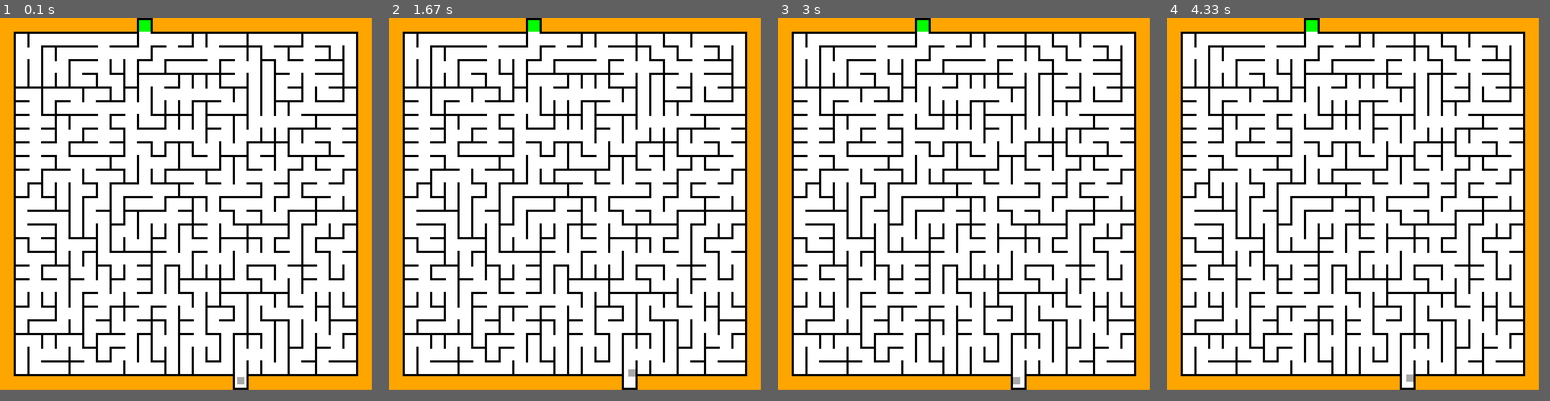
Above: before the commit, frames 1-4 (left to right).
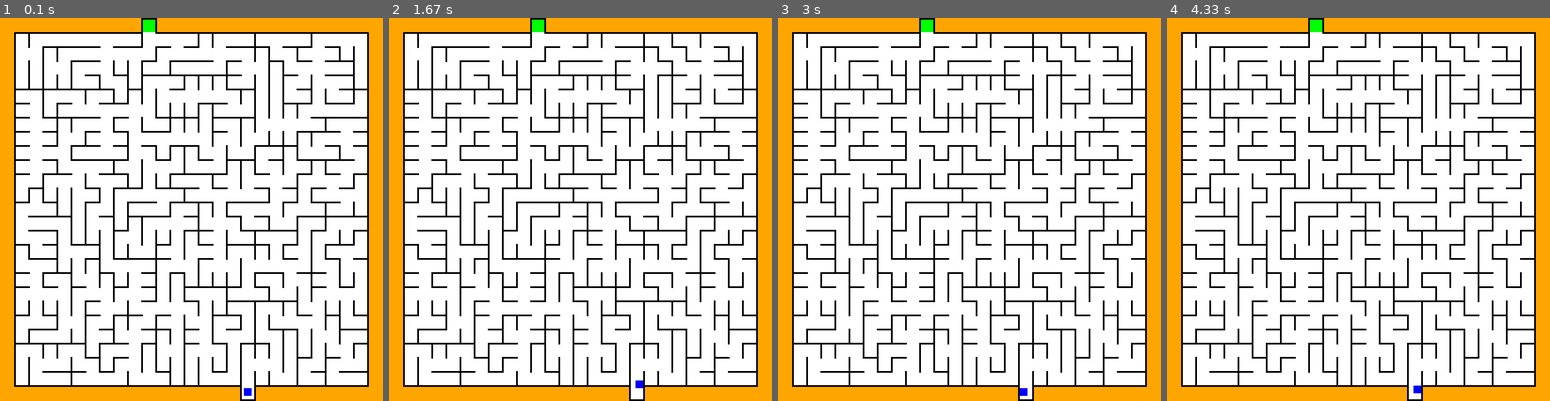
Above: after the commit, the same moments.

Repository: ZaChuChu/Pygame-Games
Game: pygame game, started from MazeGame/main.py
Two runs of this game, one before a commit and one after it. Both use one fixed random seed, a clock stepped at 60 frames per second and the inputs below.
Inputs:
- Up to frame 1 (0.1 s): no input
- Up to frame 2 (1.67 s): hold Right 0.33-0.8 s; hold Up 0.83-1.13 s
- Up to frame 3 (3 s): hold Left 1.67-2.2 s; hold Down 2.23-2.53 s
- Up to frame 4 (4.33 s): hold Up 3-3.37 s; hold Right 3.4-4.03 s; hold Down from 4.07 s (still down)
In our replay, the window is 869x869 before the commit and 895x895 after it. These sizes can differ from the game's own. Grey fills any space a smaller window leaves; there, only what the larger window draws over its background counts as a difference.

The runs differ from the first frame. In frame 1, 25% of the frame differs, in the area x 3-97%, y 0-100%; in frame 2, 25%; in frame 3, 25%; in frame 4, 25%.

Commit message:
Added minimum constraints to certain dimensions to allow for larger maze sizes

Diff:
--- a/MazeGame/main.py
+++ b/MazeGame/main.py
@@ -15,7 +15,8 @@
     mazeHeight = wallOffset * rows + wallWidth
     mazeWidth = wallOffset * cols + wallWidth
     if mazeHeight + 2 * margin > 1000:
-        wallLength = 1000 // (rows + 2)
+        wallLength = max(1000 // (rows + 2), 1)
+        wallWidth = max(int(wallLength / 8), 1)
         wallOffset = wallLength - wallWidth
         margin = wallOffset
         mazeHeight = wallOffset * rows + wallWidth
@@ -33,7 +34,7 @@
 
     playerHeight = int((wallOffset - wallWidth) * .65)
     playerWidth = playerHeight
-    playerColor = "dark grey"
+    playerColor = "blue"
     playerSpeed = max(int(wallOffset * .05), 1)
     playerStartX = margin + wallWidth + wallOffset * maze.getEntrance() + (wallOffset - wallWidth - playerWidth) // 2
     playerStartY = margin + mazeHeight + (margin - playerHeight) // 2 - wallWidth
